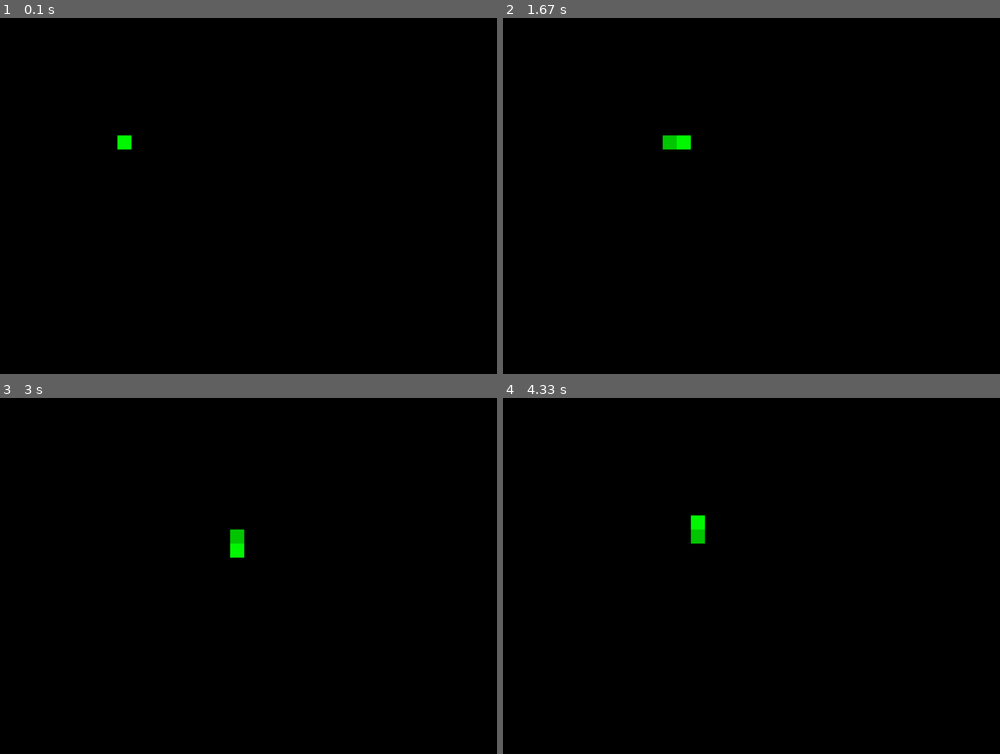
Above: before the commit, frames 1-4 (two rows, left to right).
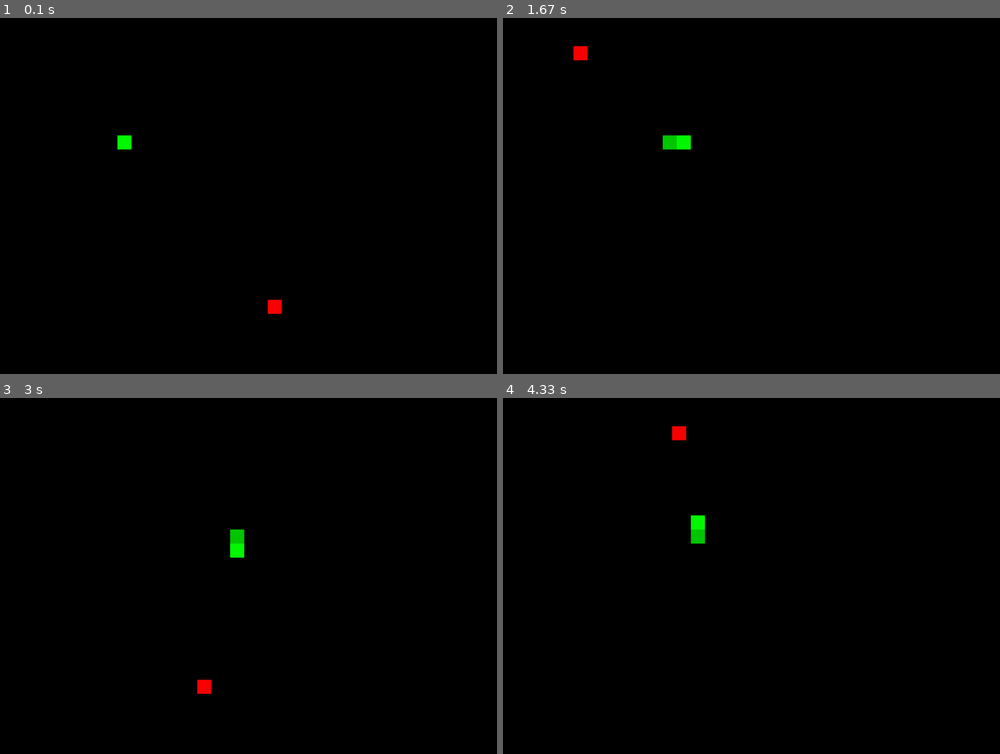
Above: after the commit, the same moments.

Repository: David-cantCode/snake-pygame
Game: pygame game, started from main.py
Two runs of this game, one before a commit and one after it. Both use one fixed random seed, a clock stepped at 60 frames per second and the inputs below.
Inputs:
- Up to frame 1 (0.1 s): no input
- Up to frame 2 (1.67 s): hold D 0.33-0.8 s; hold W 0.83-1.27 s; hold D from 1.3 s (still down)
- Up to frame 3 (3 s): release D at 1.8 s; hold S 2.4-2.95 s; hold A from 2.98 s (still down)
- Up to frame 4 (4.33 s): release A at 3.53 s; hold W 3.57-4.12 s; hold D from 4.15 s (still down)

The runs differ from the first frame. In frame 1, 0.1% of the frame differs, in the area x 53-57%, y 79-84%; in frame 2, 0.1%; in frame 3, 0.1%; in frame 4, 0.1%.

Commit message:
food spawns but it teleports everywheres ill fix tmr

Diff:
--- a/food.py
+++ b/food.py
@@ -1,5 +1,5 @@
 import settings
-
+import pygame as py
 
 
 class Food:
@@ -13,3 +13,9 @@
 
     def draw(self):
         py.draw.rect(self.screen, (250,0,0), (self.position[0], self.position[1], settings.sqaure_size, settings.sqaure_size))
+
+
+    def eaten_check(self, player_positions):
+        return False
+
+        #ret false or true if eaten ye
--- a/main.py
+++ b/main.py
@@ -2,6 +2,8 @@
 import map
 import settings
 import player as p
+import food as f
+import random as rn
 
 screen_w =  settings.sqaure_size * map.cols
 screen_h =  settings.sqaure_size * map.rows
@@ -11,6 +13,34 @@
 py.display.set_caption("snake ")
 clock  = py.time.Clock()
 
+active_food = False #if there is food on the map true
+
+
+
+
+
+#              ini_position   ini_dir    size
+player = p.Player((250,250),   (0,1),     2,      screen)
+
+food = 0
+
+
+
+def get_food():
+
+    #check to positions of player so we dont spawn food on him
+    all_positions = [(x * settings.sqaure_size, y * settings.sqaure_size) for x in range(map.cols) for y in range(map.rows)]
+    player_positions = player.get_positions()
+
+
+    valid_positions = [pos for pos in all_positions if pos not in player_positions]
+
+    if not valid_positions: settings.game_over = true
+
+
+
+
+    return f.Food(rn.choice(valid_positions), screen)
 
 
 
@@ -18,8 +48,8 @@
 
 
 
-#              ini_position   ini_dir    size
-player = p.Player((250,250),   (0,1),     2,      screen)
+def reset_game():
+    pass
 
 
 
@@ -58,10 +88,6 @@
 
 
 
-
-
-
-
     screen.fill((0, 0, 0))
     player.draw()
     player.move()
@@ -69,5 +95,19 @@
 
 
 
+    if not active_food: food = get_food()
+    if settings.game_over: reset_game()
+
+    food.draw()
+
+
+
+
+
+    if food.eaten_check(player.get_positions()) == True: player.size += 1; active_food == False
+
+
+
+
     py.display.flip()
-    clock.tick(5)
+    clock.tick(settings.fps)
--- a/player.py
+++ b/player.py
@@ -64,3 +64,9 @@
 
         print(f" Pos: {self.position[0]} , {self.position[1]}")
         print(f" Dir : {self.direction[0]} , {self.direction[1]}")
+
+
+
+    def get_positions(self):
+        #ret all pos of head and all of body
+        return [tuple(self.position)] + [tuple(pos) for pos in self.body_positions]
--- a/settings.py
+++ b/settings.py
@@ -1 +1,3 @@
 sqaure_size = 30
+fps = 5
+game_over = False
